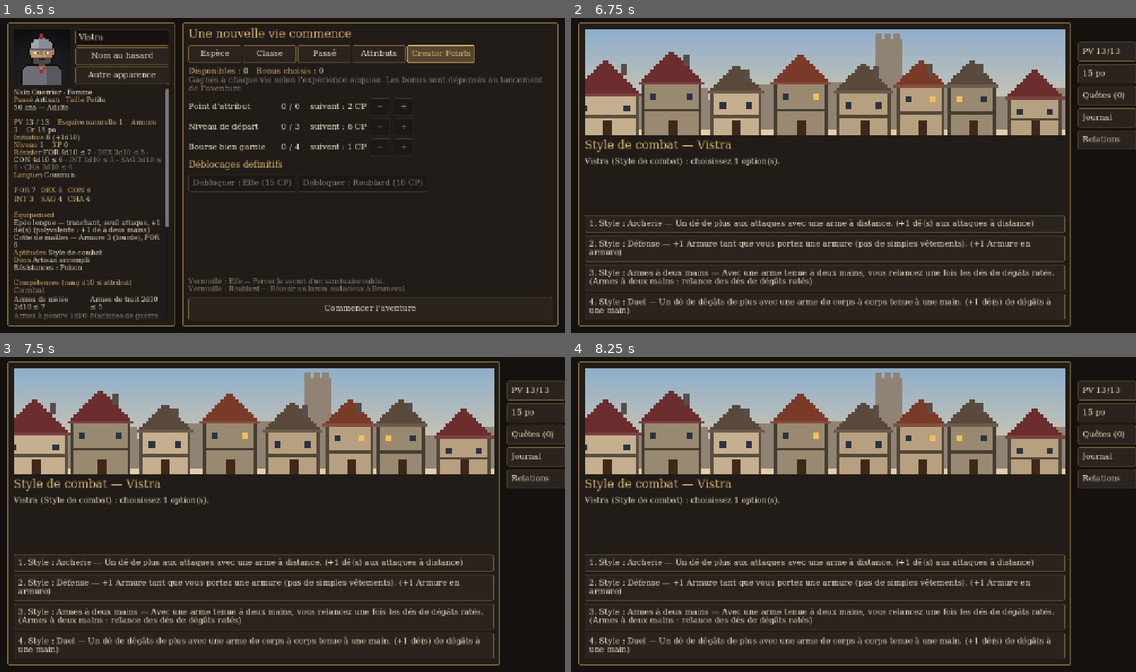
Above: before the commit, frames 1-4 (two rows, left to right).
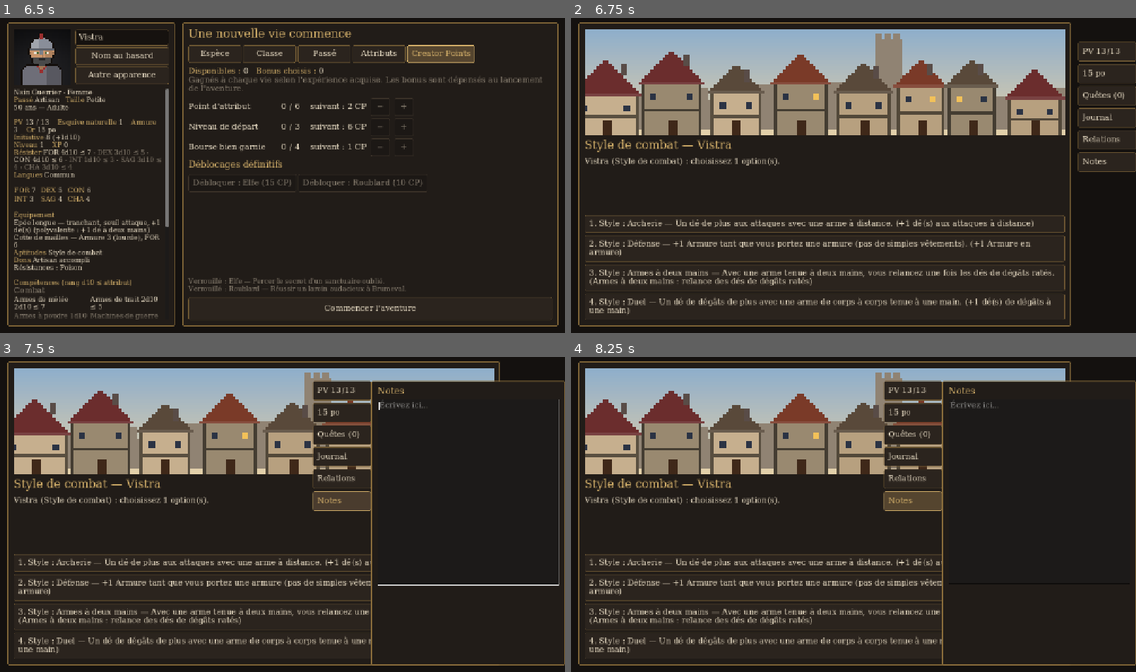
Above: after the commit, the same moments.

Repository: Zanzartiste/Smol_RPG_D10
Game: Godot game, scene res://scenes/title.tscn
The game is run twice, just before and just after one commit, with the same random seed, the same clock (stepped at 60 frames per second) and the same inputs.
Inputs (mouse positions are in pixels of both pictures, inside the frame that each line leads up to):
- Up to frame 1 (6.5 s): click "Nouvelle vie" at 0.5 s; click "Nom au hasard" at 1.25 s; click "Autre apparence" at 2 s; click "Espèce" at 2.75 s; click "Classe" at 3.5 s; click "Passé" at 4.25 s; click "Attributs" at 5 s; click "Creator Points" at 5.75 s
- Up to frame 2 (6.75 s): click "Commencer l'aventure" at 6.5 s
- Up to frame 3 (7.5 s): click (536, 501) at 7.25 s, where only the run after the commit has a clickable "Notes"
- Up to frame 4 (8.25 s): click (910, 501) at 8 s, where only the run after the commit has a clickable "Notes"

Frame 1 is identical in both runs. In frame 2, 0.1% of the frame differs, in the area x 89-100%, y 42-49%; in frame 3, 13%, in the area x 55-100%, y 7-98%; in frame 4, 12%.

Commit message:
Onglet Notes et raccourcis du tiroir
- Notes libres du joueur, sauvegardées avec la vie.
- Raccourcis : P personnage, Q quêtes, J journal, E relations, M sorts, N notes ; Échap replie une page épinglée.

Co-Authored-By: Claude Opus 5.5 <noreply@anthropic.com>

Diff:
--- a/claude_rpg/scripts/model/life_state.gd
+++ b/claude_rpg/scripts/model/life_state.gd
@@ -22,6 +22,7 @@
 ## Journal de la vie, dans l'ordre : [{"day", "slot", "kind", "text"}]. Sortes : event, combat, quest, social,
 ## level, world (voir JOURNAL_KINDS).
 var journal: Array[Dictionary] = []
+var notes := ""  # notes libres du joueur (onglet Notes du tiroir)
 
 const JOURNAL_KINDS := {"event": "Événements", "combat": "Combats", "quest": "Quêtes", "social": "Relations",
 	"level": "Progression", "world": "Le monde"}
@@ -326,7 +327,7 @@
 		"day": day, "slot": slot, "flags": flags, "seen": seen, "last_seen_day": last_seen_day,
 		"dead": dead, "death_cause": death_cause, "recorded": recorded, "notices": notices,
 		"pending_combat": pending_combat, "shops": shops, "reputation": reputation, "location": location,
-		"crafted": crafted, "last_initiative_day": last_initiative_day, "quests": quests, "journal": journal,
+		"crafted": crafted, "last_initiative_day": last_initiative_day, "quests": quests, "journal": journal, "notes": notes,
 	}
 
 
@@ -349,6 +350,7 @@
 	life.reputation = Character._int_dict(data.get("reputation", {}))
 	life.location = data.get("location", "")
 	life.crafted = Character._int_dict(data.get("crafted", {}))
+	life.notes = String(data.get("notes", ""))
 	for entry: Dictionary in data.get("journal", []):
 		life.journal.append({"day": int(entry.get("day", 1)), "slot": int(entry.get("slot", 0)),
 			"kind": String(entry.get("kind", "event")), "text": String(entry.get("text", ""))})
--- a/claude_rpg/scripts/ui/main.gd
+++ b/claude_rpg/scripts/ui/main.gd
@@ -76,7 +76,13 @@
 
 func _unhandled_key_input(event: InputEvent) -> void:
 	var key := event as InputEventKey
-	if key == null or not key.pressed or key.echo or combat_view.visible or _overlay != null:
+	if key == null or not key.pressed or key.echo or _overlay != null:
+		return
+	# Raccourcis du tiroir (P, Q, J, E, M, N ; Échap replie une page épinglée), même en combat.
+	if not dice_tray.is_playing() and drawer.handle_key(key.keycode):
+		accept_event()
+		return
+	if combat_view.visible:
 		return
 	if key.keycode == KEY_I and not dice_tray.is_playing():
 		open_inventory()
--- a/claude_rpg/scripts/ui/side_drawer.gd
+++ b/claude_rpg/scripts/ui/side_drawer.gd
@@ -3,7 +3,8 @@
 ## Tiroir latéral droit : caché hors de l'écran, il ne laisse dépasser que des onglets. Survoler un
 ## onglet déroule sa page ; elle se replie quand la souris s'en va. Cliquer sur un onglet épingle la page
 ## (elle reste ouverte jusqu'au clic suivant).
-## Onglets : Personnage (PV), Inventaire (or), Quêtes, Journal, Relations, Sorts (lanceurs de sorts seulement).
+## Onglets : Personnage (PV), Inventaire (or), Quêtes, Journal, Relations, Sorts (lanceurs de sorts seulement),
+## Notes. Raccourcis (voir SHORTCUTS) : P, I (page), Q, J, E, M, N ; Échap replie une page épinglée.
 ## Les détails (calculs, descriptions) s'affichent au survol de chaque ligne.
 
 signal inventory_requested
@@ -16,7 +17,9 @@
 const CLOSE_DELAY := 0.35  # secondes hors du tiroir avant qu'il se replie
 const SPEED := 7.0  # vitesse d'ouverture (fraction par seconde)
 
-const PAGES := ["character", "inventory", "quests", "journal", "social", "spells"]
+const PAGES := ["character", "inventory", "quests", "journal", "social", "spells", "notes"]
+## Touche -> page (l'inventaire complet reste sur I, le carnet sur C).
+const SHORTCUTS := {KEY_P: "character", KEY_Q: "quests", KEY_J: "journal", KEY_E: "social", KEY_M: "spells", KEY_N: "notes"}
 const JOURNAL_SHOWN := 150  # entrées affichées au plus (les plus récentes)
 
 var life: LifeState
@@ -150,6 +153,9 @@
 	_tab_buttons["quests"].text = tr("Quêtes (%d)") % Quests.with_status(life, "active").size()
 	_tab_buttons["social"].text = tr("Relations")
 	_tab_buttons["journal"].text = tr("Journal")
+	_tab_buttons["notes"].text = tr("Notes")
+	for key: int in SHORTCUTS:
+		_tab_buttons[SHORTCUTS[key]].tooltip_text = tr("Raccourci : %s") % OS.get_keycode_string(key)
 	var casters := life.party().filter(func(c): return c.max_resource(Spellcasting.SLOT_KEY) > 0 or not c.known_spells().is_empty())
 	_tab_buttons["spells"].visible = not casters.is_empty()
 	if not casters.is_empty():
@@ -190,6 +196,8 @@
 			_build_quests()
 		"journal":
 			_build_journal()
+		"notes":
+			_build_notes()
 		"social":
 			_build_social()
 		"spells":
@@ -459,6 +467,29 @@
 		_add_label("%s — %s" % [slot_name, entry["text"]], tr(LifeState.JOURNAL_KINDS.get(entry["kind"], "")))
 
 
+## Notes libres du joueur, sauvegardées avec la vie.
+func _build_notes() -> void:
+	_add_label(tr("Notes"), tr("Ce que vous voulez retenir : pistes, prix, noms…"), "SectionLabel")
+	var edit := TextEdit.new()
+	edit.text = life.notes
+	edit.placeholder_text = tr("Écrivez ici…")
+	edit.custom_minimum_size = Vector2(0, 420)
+	edit.wrap_mode = TextEdit.LINE_WRAPPING_BOUNDARY
+	edit.text_changed.connect(func(): life.notes = edit.text)
+	_content.add_child(edit)
+
+
+## Raccourci clavier : ouvre (épingle) ou replie la page correspondante. Retourne true si la touche est prise.
+func handle_key(keycode: int) -> bool:
+	if keycode == KEY_ESCAPE and _pinned:
+		close()
+		return true
+	if not SHORTCUTS.has(keycode):
+		return false
+	_on_tab_pressed(SHORTCUTS[keycode])
+	return true
+
+
 func _build_social() -> void:
 	_add_label(tr("Réputation"), "", "SectionLabel")
 	for location_id: String in DB.location_order:
--- a/claude_rpg/tests/test_runner.gd
+++ b/claude_rpg/tests/test_runner.gd
@@ -579,6 +579,13 @@
 	journal_texts = drawer._content.find_children("*", "Label", true, false).map(func(c): return c.text)
 	_expect(not journal_texts.any(func(t): return "Victoire" in t) and journal_texts.any(func(t): return "Nouvelle quête" in t),
 		"journal : filtre par sorte")
+	_expect(drawer.handle_key(KEY_N) and drawer._current == "notes" and drawer._pinned, "raccourci N : notes épinglées")
+	var note_edit: TextEdit = drawer._content.find_children("*", "TextEdit", true, false)[0]
+	note_edit.text = "Ysolde paie bien."
+	note_edit.text_changed.emit()
+	_expect(life.notes == "Ysolde paie bien." and LifeState.from_dict(JSON.parse_string(JSON.stringify(life.to_dict()))).notes == life.notes,
+		"notes libres sauvegardées")
+	_expect(drawer.handle_key(KEY_ESCAPE) and not drawer.is_open(), "Échap replie la page épinglée")
 	drawer.close()
 	_expect(not drawer.is_open(), "replier le tiroir")
 	var fighter_life := _new_life("human", "fighter")
